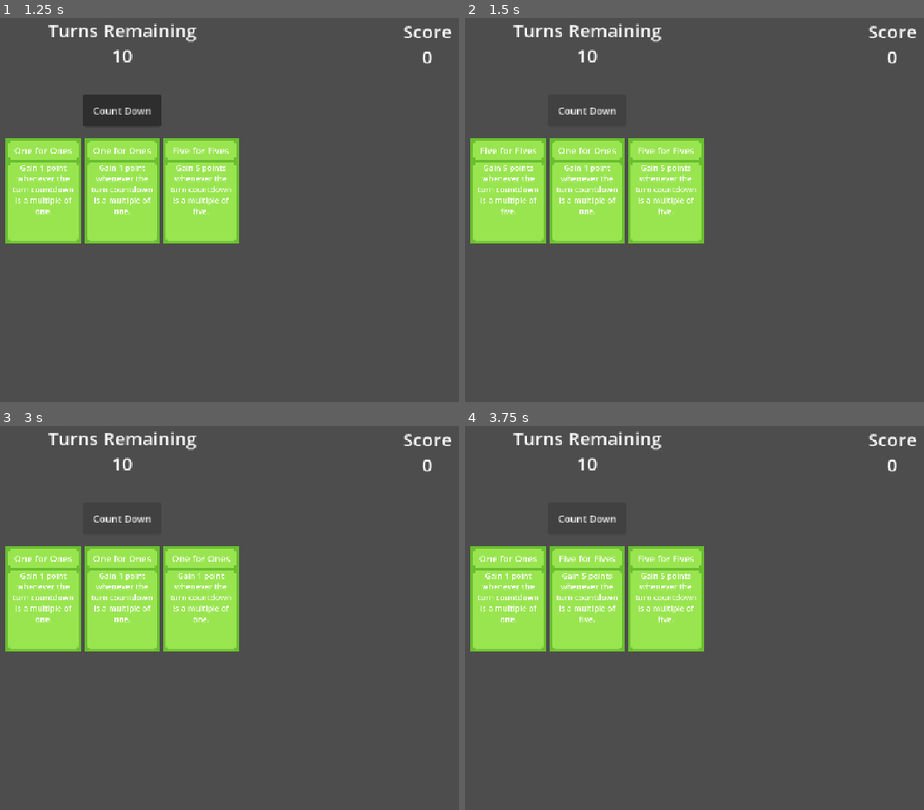
Above: before the commit, frames 1-4 (two rows, left to right).
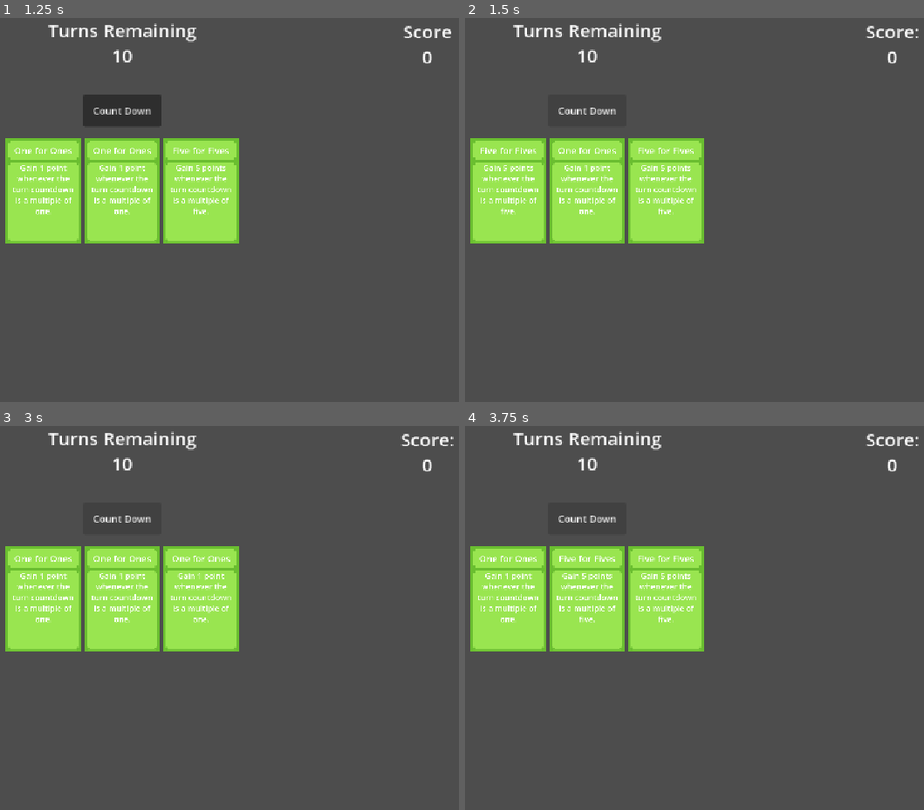
Above: after the commit, the same moments.

Repository: nixnull/gmtk-game-jam-2026-game
Game: Godot game, scene res://main_screen.tscn
The game is run twice, just before and just after one commit, with the same random seed, the same clock (stepped at 60 frames per second) and the same inputs.
Inputs:
- Up to frame 1 (1.25 s): click "Play!" at 0.5 s
- Up to frame 2 (1.5 s): click "Count Down" at 1.25 s
- Up to frame 3 (3 s): click "Count Down" at 2 s; click "Count Down" at 2.75 s
- Up to frame 4 (3.75 s): tap Enter at 3.5 s

Frame 1 is identical in both runs. In frame 2, 0.2% of the frame differs, in the area x 87-99%, y 2-6%; in frame 3, 0.2%; in frame 4, 0.2%.

Commit message:
implemented the first card effects. this is kinda a game now

Diff:
--- a/game_screen.gd
+++ b/game_screen.gd
@@ -4,17 +4,17 @@
 	"Five for Fives": {
 		"Desc": "Gain 5 points whenever the turn countdown is a multiple of five.",
 		"Cost": 1,
-		"Function": print, "Parameters": "testing firstclass functions"
+		"Function": proc_timer_multiple, "Parameters": [fmod,5,5]
 	},
 	"One for Ones": {
 		"Desc": "Gain 1 point whenever the turn countdown is a multiple of one.",
 		"Cost": 1,
-		"Function": print, "Parameters": "testing first class functions!"
+		"Function": proc_timer_multiple, "Parameters": [fmod,1,1]
 	}
 }
 
 var turns_left = 10
-var score = 10
+var score = 0
 
 var owned_cards = {} #title: number
 
@@ -31,6 +31,7 @@
 
 func start():
 	self.visible = true
+	score = 0
 	$Bank.new_hand(3)
 	turns_left = 10
 	update_turns(0)
@@ -43,6 +44,11 @@
 	$"TurnsLeft".text = "Turns Remaining\n" + str(turns_left)
 	if turns_left <= 0:
 		game_over.emit(score)
+
+	#Run Card functions
+	for card in owned_cards:
+		for i in range(owned_cards[card]):
+			card_types[card]["Function"].call(card_types[card]["Parameters"])
 
 func _on_buy_pressed() -> void:
 	var selected_cards = []
@@ -67,3 +73,18 @@
 	$Bank.new_hand(3)
 
 	$Inventory.display_inventory(owned_cards)
+
+	$Score.text = "Score:\n" + str(score)
+
+func proc_timer_multiple(parameters):
+	var proc_condition = parameters[0]
+	var proc_compare_to = parameters[1]
+	var reward = parameters[2]
+
+	print("Is ", turns_left, " a multiple of ", proc_compare_to, "?")
+
+	if proc_condition.call(turns_left, proc_compare_to) == 0:
+		score += int(reward)
+		print("Yes!")
+	else:
+		print("No :(")
--- a/main_screen.gd
+++ b/main_screen.gd
@@ -1,8 +1,4 @@
 extends Node
-
-var cards_owned = []
-var cards_available = []
-var cards_buying = []
 
 # Called when the node enters the scene tree for the first time.
 func _ready() -> void:
